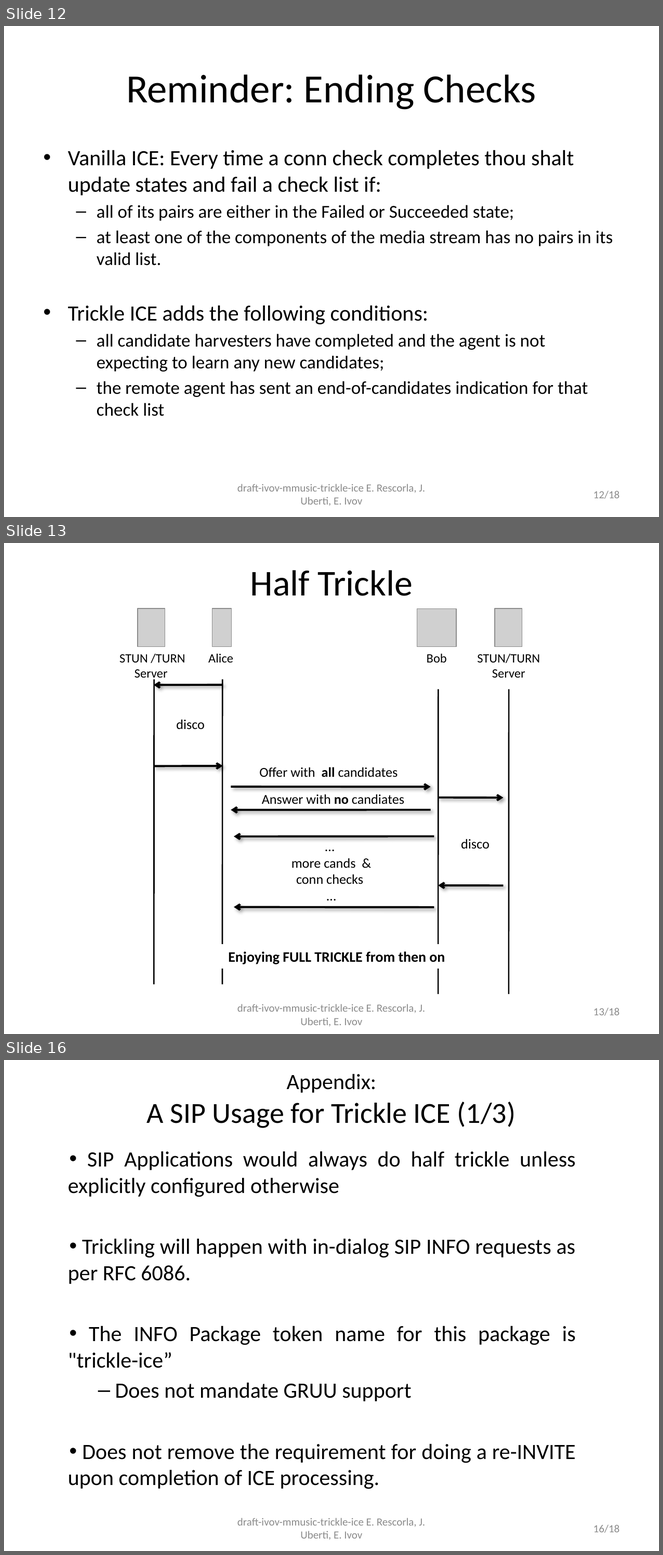
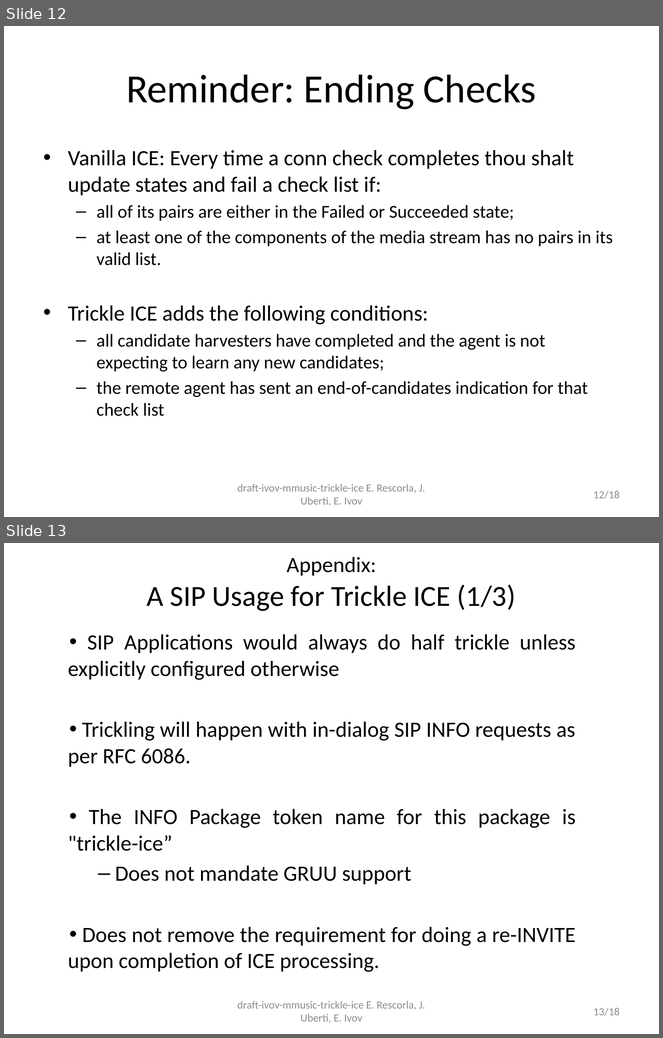
Before and after one commit to emcho/trickle-ice, a slide deck: slides/trickle-ice-iet86-orlando.pptx. Shown one above the other, each under a label of ours: slides 12, 13 and 16 before the commit, slides 12 and 13 after it; the slides between them are not shown. The pictures are 663x1555 and 663x1038 pixels, drawn with LibreOffice and Linux fonts; fonts in the diff are those of the drawing; grey boxes stand for pictures. Boxes give left, top, right and bottom in pixels: in the first picture for what was removed or moved away, otherwise in the second. Text is boxed around its words. In the diff, an @@ line names an element or a change of style, - is before the commit and + after.

```diff
--- a/slides/trickle-ice-iet86-orlando.pptx
+++ b/slides/trickle-ice-iet86-orlando.pptx
@@ slide 13 removed at (x1=4, y1=543, x2=659, y2=1034), background #FFFFFF @@
@@ title removed at (x1=250, y1=570, x2=413, y2=596) @@
-Half Trickle
@@ picture removed at (x1=417, y1=609, x2=457, y2=646) @@
@@ picture removed at (x1=495, y1=609, x2=522, y2=646) @@
@@ text removed at (x1=427, y1=654, x2=447, y2=663) @@
-Bob
@@ text removed at (x1=477, y1=654, x2=540, y2=678) @@
-STUN/TURN
-Server
@@ line removed from (438, 994) to (438, 689) @@
@@ line removed from (509, 994) to (509, 689) @@
@@ group removed at (x1=119, y1=609, x2=233, y2=984): 3 texts, 2 lines, 2 pictures, 2 arrows @@
-STUN /TURN
-Server
-Alice
-disco
@@ arrow removed from (438, 798) to (503, 798) @@
@@ text removed at (x1=461, y1=839, x2=490, y2=849) @@
-disco
@@ arrow removed from (503, 886) to (438, 886) @@
@@ group removed at (x1=231, y1=767, x2=435, y2=908): 4 arrows, 3 texts @@
-Offer with all candidates
-Answer with no candiates
-…
-more cands &
-conn checks
-…
@@ text removed at (x1=228, y1=952, x2=445, y2=965) @@
-Enjoying FULL TRICKLE from then on
@@ text removed at (x1=237, y1=1004, x2=425, y2=1027) @@
-draft-ivov-mmusic-trickle-ice E. Rescorla, J. Uberti, E. Ivov
@@ page number removed at (x1=594, y1=1008, x2=620, y2=1016) @@
-13/18
@@ what was slide 16 is now slide 13 @@
@@ page number at (x1=594, y1=1008, x2=620, y2=1016): text changed @@
-16/18
+13/18
```
Also in this commit, not shown: 3 slides changed, 2 other slides removed, 1 other file.
